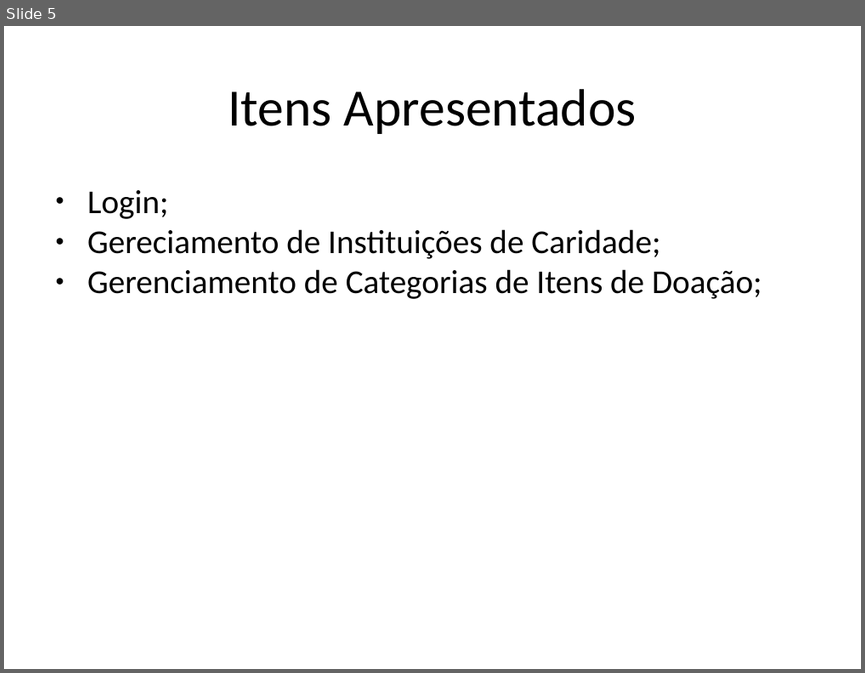
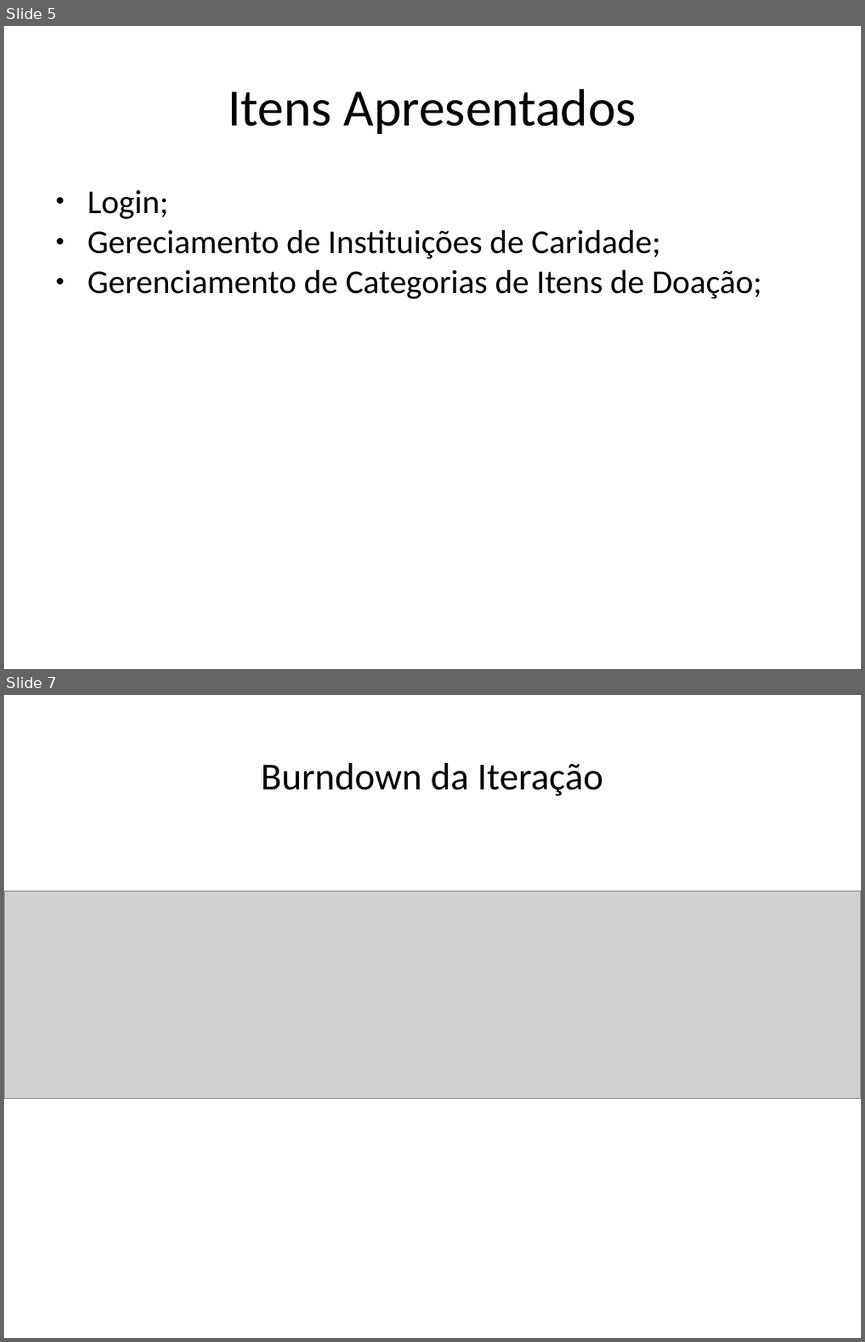
Before and after one commit to AjudeMais/ajudeMais-Projeto, a slide deck: Projeto-AjudeMais/002-Acompanhamento/Iteracao-01/ADR - apresentacao de resultados-IT01.pptx. Shown one above the other, each under a label of ours: slide 5 before the commit, slides 5 and 7 after it; the slides between them are not shown. The pictures are 865x673 and 865x1342 pixels, drawn with LibreOffice and Linux fonts; fonts in the diff are those of the drawing; grey boxes stand for pictures. Boxes give left, top, right and bottom in pixels: in the first picture for what was removed or moved away, otherwise in the second. Text is boxed around its words. In the diff, an @@ line names an element or a change of style, - is before the commit and + after.

```diff
--- a/Projeto-AjudeMais/002-Acompanhamento/Iteracao-01/ADR - apresentacao de resultados-IT01.pptx
+++ b/Projeto-AjudeMais/002-Acompanhamento/Iteracao-01/ADR - apresentacao de resultados-IT01.pptx
@@ slide 7 added at (4,695,861,1338), background #FFFFFF @@
@@ text added at (261,763,603,796), 32 pt, text #000000 @@
+Burndown da Iteração
@@ picture added at (4,891,861,1099) @@
```
Also in this commit, not shown: 3 slides changed, 8 other slides added, 1 slide removed, 2 other files.
